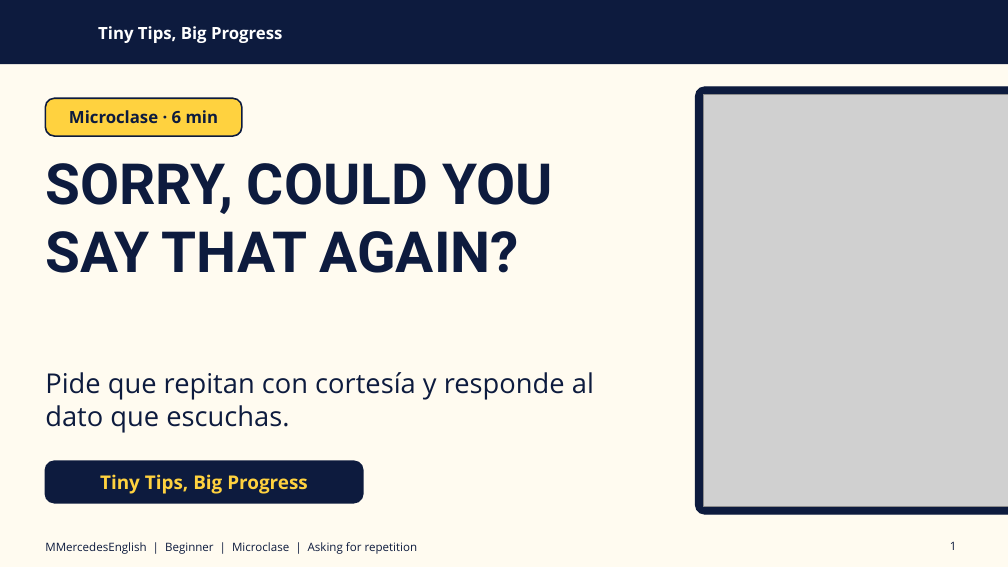
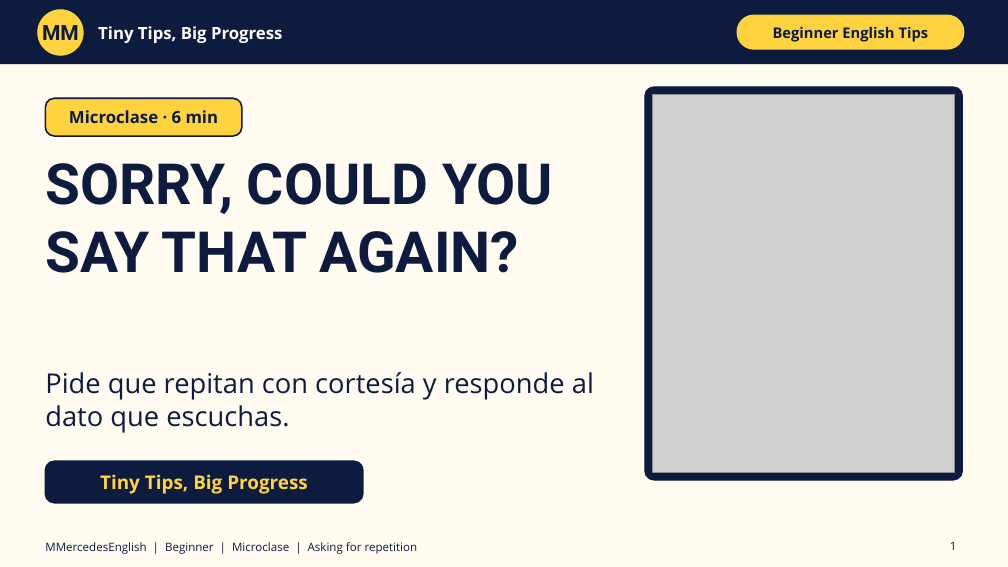
Before and after one commit to marraiz2024-lgtm/marraiz2024-lgtm.github.io, a slide deck: slide 1 of microclase-pedir-repetir.pptx. Drawn at 1008x567 pixels with LibreOffice and Linux fonts; fonts in the diff are those of the drawing; grey boxes stand for pictures. Boxes give left, top, right and bottom in pixels: in the first picture for what was removed or moved away, otherwise in the second. Text is boxed around its words. In the diff, an @@ line names an element or a change of style, - is before the commit and + after.

```diff
--- a/microclase-pedir-repetir.pptx
+++ b/microclase-pedir-repetir.pptx
@@ ellipse added at box(38, 10, 83, 55), fill #FFD23F, outline #FFD23F 1 pt @@
@@ text added at box(42, 25, 79, 40), 20 pt, text #0D1B3E, bold @@
+MM
@@ rounded rectangle added at box(737, 15, 964, 49), fill #FFD23F, outline #FFD23F 1 pt @@
@@ text added at box(773, 26, 929, 42), 14 pt, text #0D1B3E, bold @@
+Beginner English Tips
@@ rounded rectangle: place and size @@
-rounded rectangle at box(696, 87, 1008, 514)
+rounded rectangle at box(645, 87, 963, 480)
@@ rounded rectangle at box(645, 87, 963, 480): proportions changed @@
@@ picture: place and size @@
-picture at box(703, 95, 1008, 507)
+picture at box(653, 95, 955, 473)
```
Also in this commit, not shown: 10 other slides changed.
